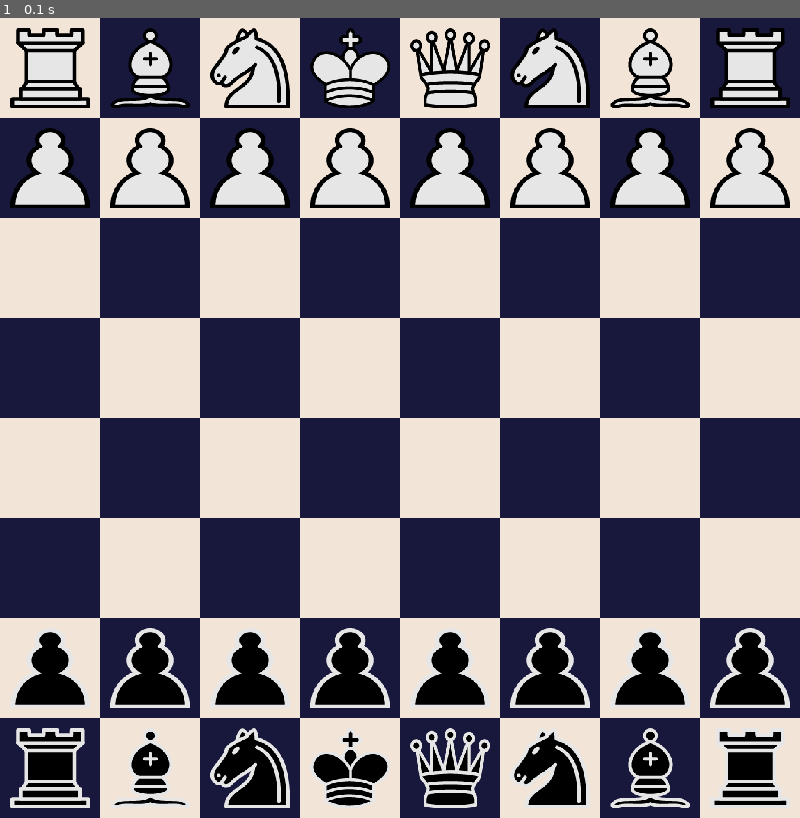
Above: before the commit, frame 1.
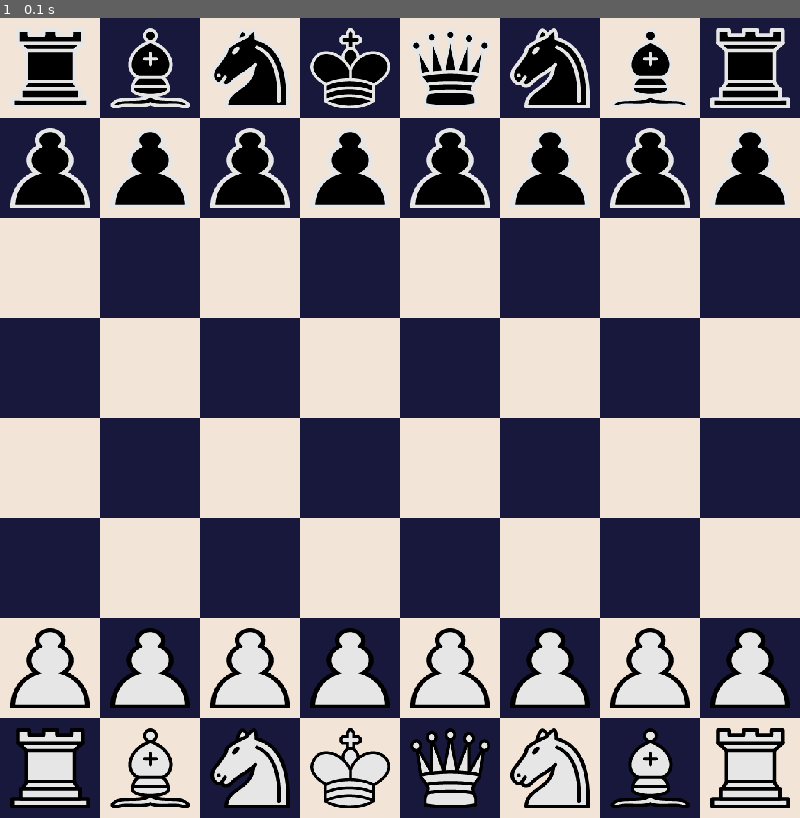
Above: after the commit, the same moment.

Repository: tib-source/Chess_pygame
Game: pygame game, started from main.py
Two runs of this game, one before a commit and one after it. Both use one fixed random seed, a clock stepped at 60 frames per second and the inputs below.
Inputs:
- Up to frame 1 (0.1 s): no input

The runs differ from the first frame. In frame 1, 20% of the frame differs, in the area x 1-99%, y 1-99%.

Commit message:
Switched the positions of the peices - white in bottom , black on top

Diff:
--- a/Chess/board.py
+++ b/Chess/board.py
@@ -22,14 +22,14 @@
 
     def create_board(self,screen):
         #Black Peices
-        Rook_0_Black =   Rook( self.gameBoard[-1][0][0] , self.gameBoard[-1][0][1] , "Black" )
-        Bishop_0_Black = Bishop( self.gameBoard[-1][1][0] , self.gameBoard[-1][1][1] , "Black" )
-        Knight_0_Black = Knight( self.gameBoard[-1][2][0] , self.gameBoard[-1][2][1] , "Black" )
-        King_0_Black =   King( self.gameBoard[-1][3][0] , self.gameBoard[-1][3][1] , "Black" )
-        Queen_0_Black =  Queen( self.gameBoard[-1][4][0] , self.gameBoard[-1][4][1] , "Black" )
-        Knight_1_Black = Knight( self.gameBoard[-1][5][0] , self.gameBoard[-1][5][1] , "Black" )
-        Bishop_1_Black = Bishop( self.gameBoard[-1][6][0] , self.gameBoard[-1][6][1] , "Black" )
-        Rook_1_Black =   Rook( self.gameBoard[-1][7][0] , self.gameBoard[-1][7][1] , "Black" )
+        Rook_0_Black =   Rook( self.gameBoard[-8][0][0] ,  self.gameBoard[-8][0][1] ,  "Black" )
+        Bishop_0_Black = Bishop( self.gameBoard[-8][1][0] ,  self.gameBoard[-8][1][1] ,  "Black" )
+        Knight_0_Black = Knight( self.gameBoard[-8][2][0] ,  self.gameBoard[-8][2][1] ,  "Black" )
+        King_0_Black =   King( self.gameBoard[-8][3][0] ,  self.gameBoard[-8][3][1] ,  "Black" )
+        Queen_0_Black =  Queen( self.gameBoard[-8][4][0] ,  self.gameBoard[-8][4][1] ,  "Black" )
+        Knight_1_Black = Knight( self.gameBoard[-8][5][0] ,  self.gameBoard[-8][5][1] ,  "Black" )
+        Bishop_1_Black = Bishop( self.gameBoard[-8][6][0] ,  self.gameBoard[-8][6][1] ,  "Black" )
+        Rook_1_Black =   Rook( self.gameBoard[-8][7][0] ,  self.gameBoard[-8][7][1] ,  "Black" )
 
         wh_list = [
             Rook_0_Black,
@@ -44,24 +44,24 @@
 
         for i, x in enumerate(wh_list):
             x.draw(x.color, screen)
-            self.board[0].append( Spot( 0*SQUARE, i*SQUARE, x ))
+            self.board[7].append( Spot( 0*SQUARE, i*SQUARE, x ))
 
         Pawns = {}
         for i in range(0, BOARD_LENGTH):
-            Pawns["p "+str(i)+" b"] = Pawn_ = Pawn( self.gameBoard[6][i][0], self.gameBoard[6][i][1], "Black")
+            Pawns["p_"+str(i)+"_b"] = Pawn_ = Pawn( self.gameBoard[1][i][0], self.gameBoard[1][i][1], "Black")
             Pawn_.draw(Pawn_.color, screen)
-            self.board[1].append( Spot( 6*SQUARE, i*SQUARE, Pawn_ ))
+            self.board[6].append( Spot( 1*SQUARE, i*SQUARE, Pawn_ ))
 
 
         #White Peices
-        Rook_0_White =   Rook( self.gameBoard[0][0][0] , self.gameBoard[0][0][1] , "White")
-        Bishop_0_White = Bishop( self.gameBoard[0][1][0] , self.gameBoard[0][1][1] , "White")
-        Knight_0_White = Knight( self.gameBoard[0][2][0] , self.gameBoard[0][2][1] , "White")
-        King_0_White =   King( self.gameBoard[0][3][0] , self.gameBoard[0][3][1] , "White")
-        Queen_0_White =  Queen( self.gameBoard[0][4][0] , self.gameBoard[0][4][1] , "White")
-        Knight_1_White = Knight( self.gameBoard[0][5][0] , self.gameBoard[0][5][1] , "White")
-        Bishop_1_White = Bishop( self.gameBoard[0][6][0] , self.gameBoard[0][6][1] , "White")
-        Rook_1_White =   Rook( self.gameBoard[0][7][0] , self.gameBoard[0][7][1] , "White")
+        Rook_0_White =   Rook( self.gameBoard[7][0][0] ,  self.gameBoard[7][0][1] ,  "White")
+        Bishop_0_White = Bishop( self.gameBoard[7][1][0] ,  self.gameBoard[7][1][1] ,  "White")
+        Knight_0_White = Knight( self.gameBoard[7][2][0] ,  self.gameBoard[7][2][1] ,  "White")
+        King_0_White =   King( self.gameBoard[7][3][0] ,  self.gameBoard[7][3][1] ,  "White")
+        Queen_0_White =  Queen( self.gameBoard[7][4][0] ,  self.gameBoard[7][4][1] ,  "White")
+        Knight_1_White = Knight( self.gameBoard[7][5][0] ,  self.gameBoard[7][5][1] ,  "White")
+        Bishop_1_White = Bishop( self.gameBoard[7][6][0] ,  self.gameBoard[7][6][1] ,  "White")
+        Rook_1_White =   Rook( self.gameBoard[7][7][0] ,  self.gameBoard[7][7][1] ,  "White")
 
         wh_list = [
             Rook_0_White,
@@ -80,59 +80,6 @@
 
 
         for i in range(0, BOARD_LENGTH):
-            Pawns["p "+str(i)+" w"] = Pawn_ = Pawn( self.gameBoard[1][i][0], self.gameBoard[1][i][1], "White")
+            Pawns["p_"+str(i)+"_w"] = Pawn_ = Pawn( self.gameBoard[-2][i][0], self.gameBoard[-2][i][1], "White")
             Pawn_.draw(Pawn_.color, screen)
             self.board[1].append( Spot( 1*SQUARE, i*SQUARE, Pawn_ ))
-
-
-
-
-
-
-
-
-
-
-
-
-
-
-
-
-
-
-
-
-
-
-
-
-
-
-
-
-    # def resetBoard(self):
-    #     #TODO: this assignement is fucked, I want it so that i can acces the Spot objects
-    #     #TODO: find a way to store these Objects.
-    #     #TODO: i need them for calculating moves and etc in the Game Class
-    #     #white
-    #     Spot( self.gameBoard[7][0] , self.gameBoard[0][1] , Rook.setWhite())
-    #     Spot( self.gameBoard[7][0] , self.gameBoard[1][1] , Knight.setWhite())
-    #     Spot( self.gameBoard[7][0] , self.gameBoard[2][1] , Bishop.setWhite())
-    #     Spot( self.gameBoard[6][0] , self.gameBoard[0][1] , Pawn.setWhite())
-    #     Spot( self.gameBoard[6][0] , self.gameBoard[1][1] , Pawn.setWhite())
-    #     Spot( self.gameBoard[6][0] , self.gameBoard[2][1] , Pawn.setWhite())
-
-
-    #     #black
-    #     Spot( self.gameBoard[0][0] , self.gameBoard[0][1] , Rook)
-    #     Spot( self.gameBoard[0][0] , self.gameBoard[1][1] , Knight)
-    #     Spot( self.gameBoard[0][0] , self.gameBoard[2][1] , Bishop)
-    #     Spot( self.gameBoard[1][0] , self.gameBoard[0][1] , Pawn)
-    #     Spot( self.gameBoard[1][0] , self.gameBoard[1][1] , Pawn)
-    #     Spot( self.gameBoard[1][0] , self.gameBoard[2][1] , Pawn)
-    #     pass
-
-    #     for i in range(2,6):
-    #         for j in range(0, 8):
-    #             Spot(self.gameBoard[j][0], self.gameBoard[i][1], None)
